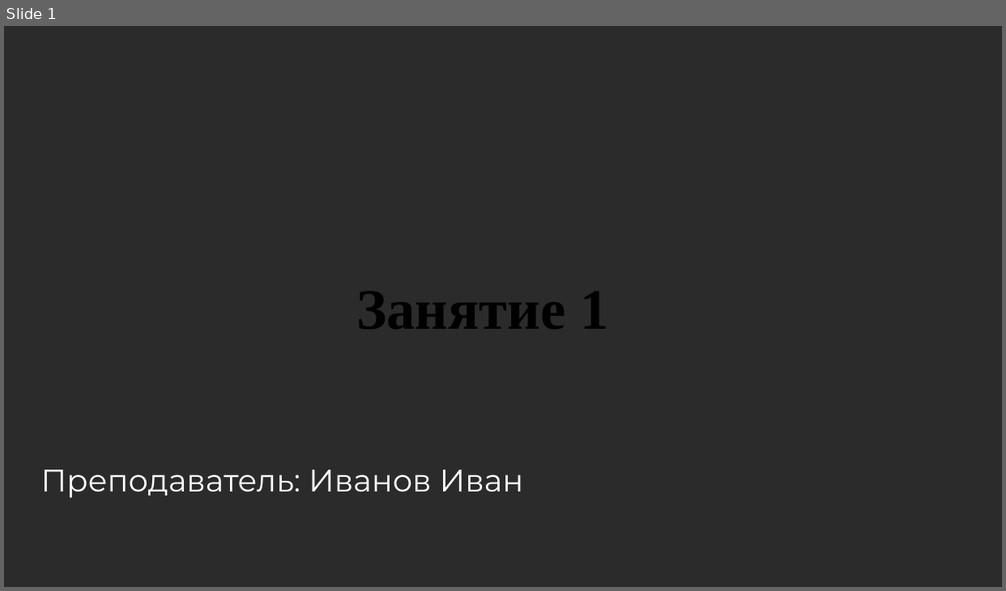
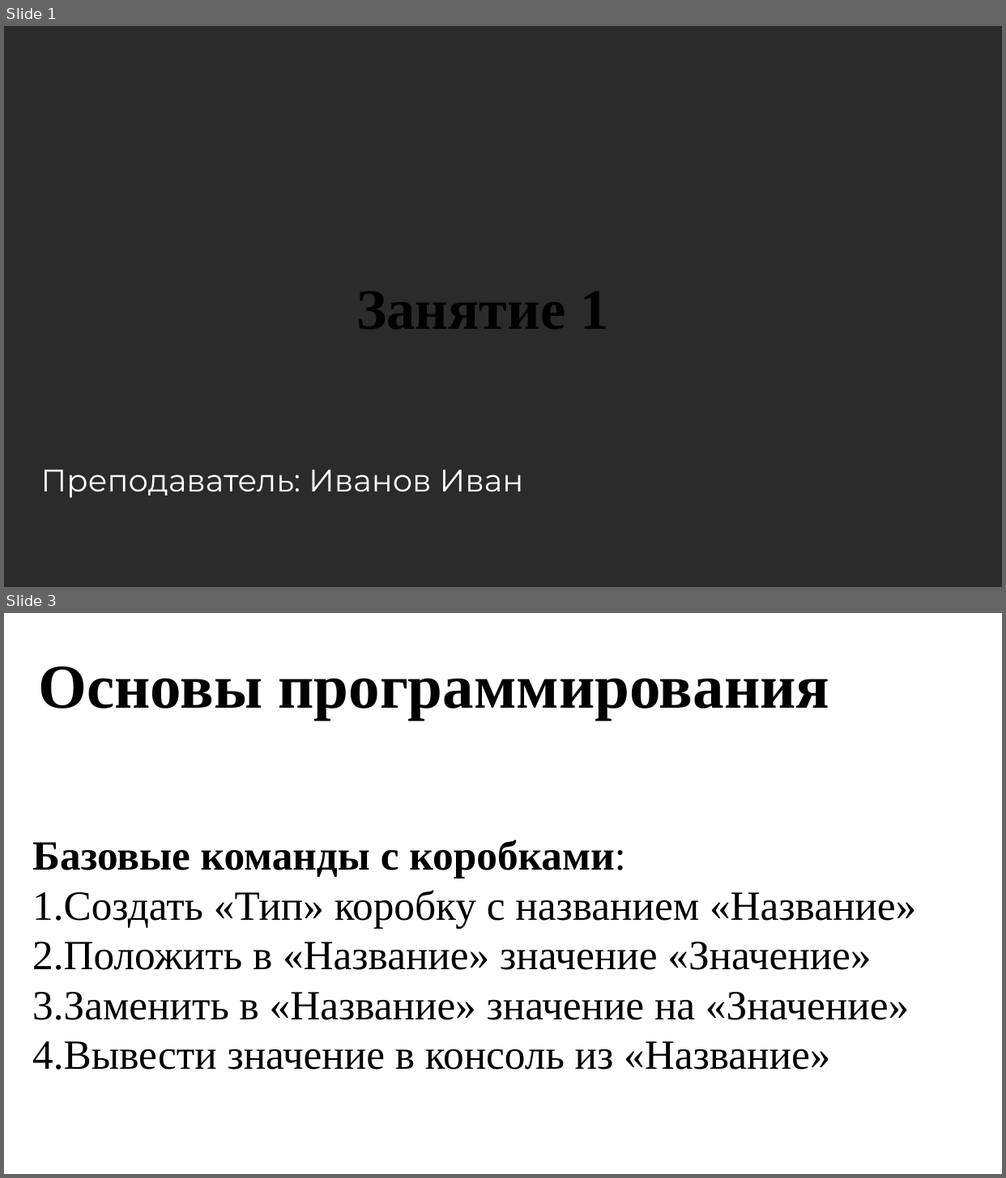
Before and after one commit to zero973/CsharpCourse, a slide deck: 1 занятие/Презентация.pptx. Shown one above the other, each under a label of ours: slide 1 before the commit, slides 1 and 3 after it; the slides between them are not shown. The pictures are 1006x591 and 1006x1178 pixels, drawn with LibreOffice and Linux fonts; fonts in the diff are those of the drawing; background and template pictures are left out; a plain dark background stands for a picture behind light text. Boxes give left, top, right and bottom in pixels: in the first picture for what was removed or moved away, otherwise in the second. Text is boxed around its words. In the diff, an @@ line names an element or a change of style, - is before the commit and + after.

```diff
--- a/1 занятие/Презентация.pptx
+++ b/1 занятие/Презентация.pptx
@@ slide 3 added at (x1=4, y1=613, x2=1002, y2=1174), background picture (left out) @@
@@ text added at (x1=39, y1=666, x2=829, y2=719), 60 pt, text #000000, bold @@
+Основы программирования
@@ text added at (x1=32, y1=840, x2=916, y2=1070), 40 pt, text #000000 @@
+Базовые команды с коробками:
+1. Создать «Тип» коробку с названием «Название»
+2. Положить в «Название» значение «Значение»
+3. Заменить в «Название» значение на «Значение»
+4. Вывести значение в консоль из «Название»
```
Also in this commit, not shown: 7 other slides added, 2 slides removed, 5 other files.
